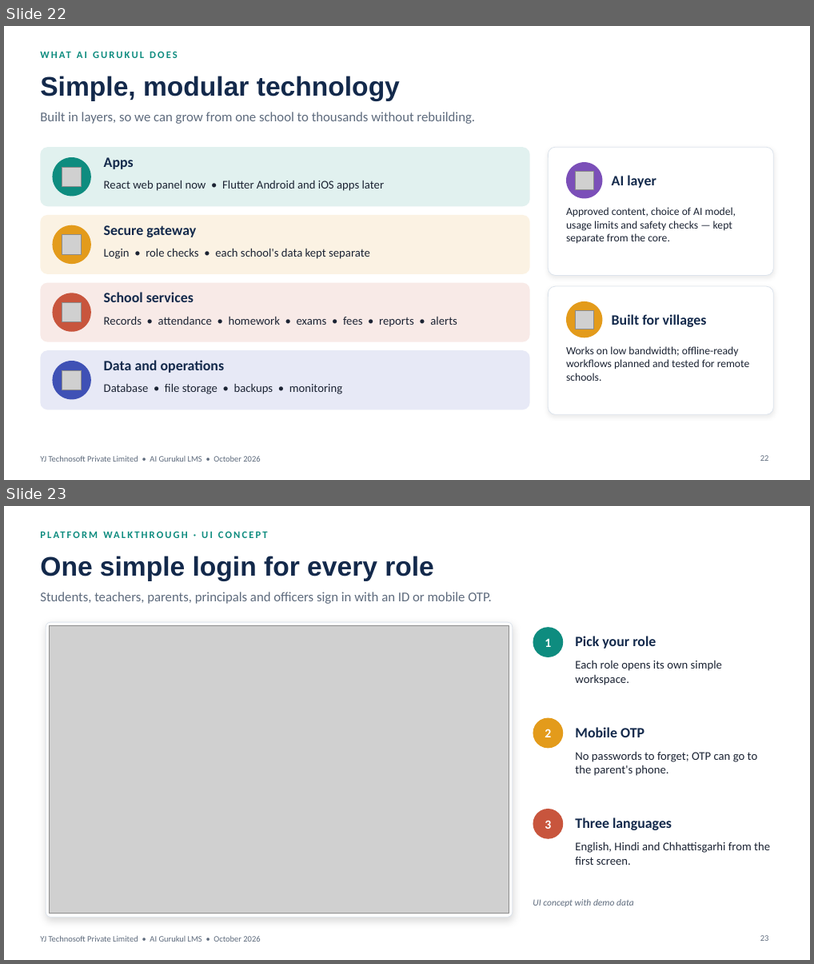
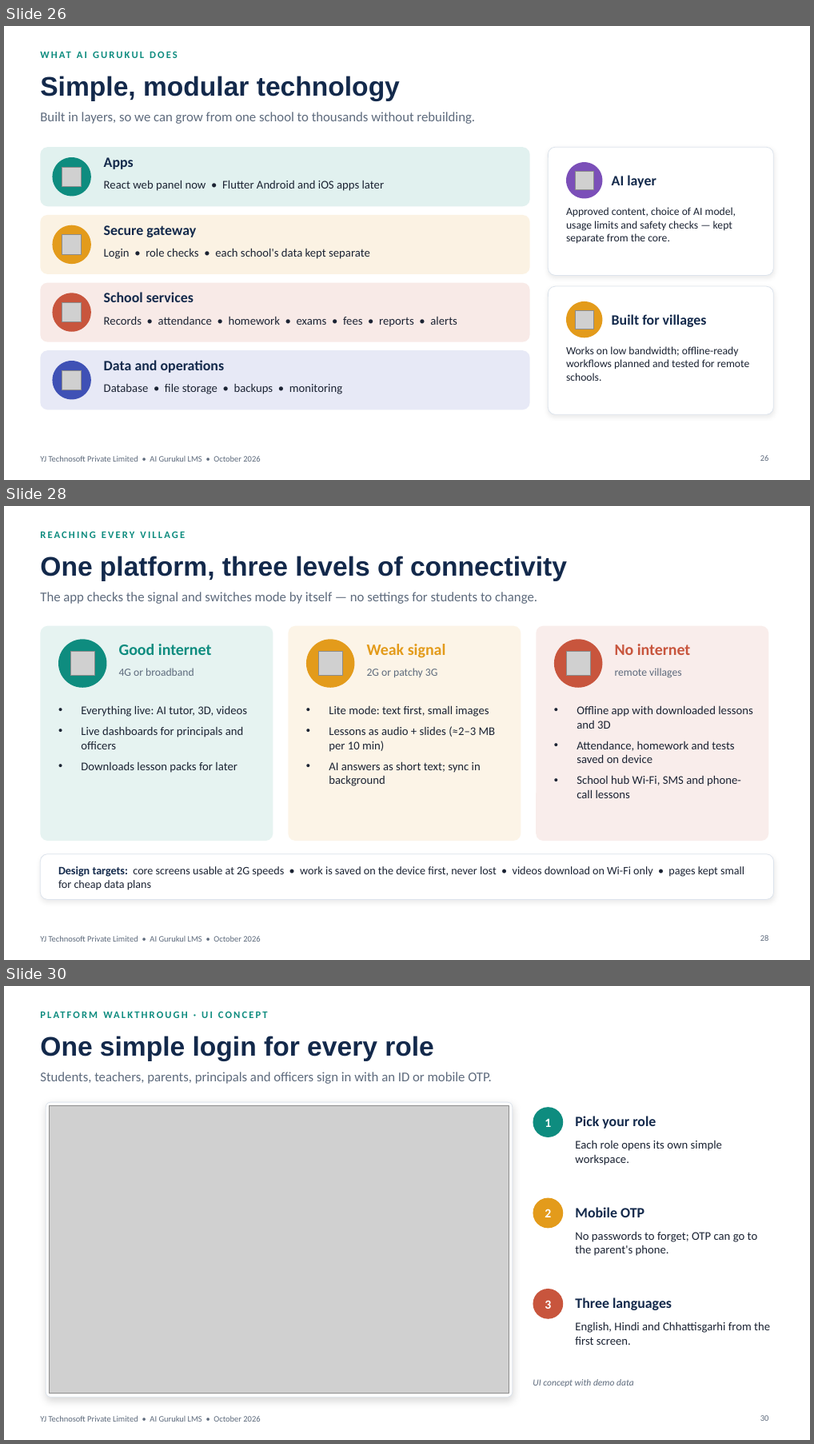
Before and after one commit to yatindradhurwe/yjtechnosoft, a slide deck: AI_Gurukul_Chhattisgarh_Edition.pptx. Shown one above the other, each under a label of ours: slides 22 and 23 before the commit, slides 26, 28 and 30 after it; the slides between them are not shown. The pictures are 814x964 and 814x1444 pixels, drawn with LibreOffice and Linux fonts; fonts in the diff are those of the drawing; grey boxes stand for pictures. Boxes give left, top, right and bottom in pixels: in the first picture for what was removed or moved away, otherwise in the second. Text is boxed around its words. In the diff, an @@ line names an element or a change of style, - is before the commit and + after.

```diff
--- a/AI_Gurukul_Chhattisgarh_Edition.pptx
+++ b/AI_Gurukul_Chhattisgarh_Edition.pptx
@@ slide 28 added at bbox=[4, 506, 810, 960], background #FFFFFF; not listed: 1 template element that a slide beside it also shows @@
@@ text added at bbox=[40, 531, 185, 538], 12 pt, text #0E8C7F, bold @@
+REACHING EVERY VILLAGE
@@ title added at bbox=[40, 556, 567, 581], 32 pt, text #13294B, bold @@
+One platform, three levels of connectivity
@@ text added at bbox=[40, 592, 538, 604], 16 pt, text #5E6B7D @@
+The app checks the signal and switches mode by itself — no settings for students to change.
@@ rounded rectangle added at bbox=[40, 626, 274, 840], fill #0E8C7F at 10% opacity @@
@@ ellipse added at bbox=[58, 639, 107, 688], fill #0E8C7F @@
@@ text added at bbox=[119, 644, 212, 655], 19 pt, text #0E8C7F, bold @@
+Good internet
@@ rounded rectangle added at bbox=[288, 626, 522, 840], fill #E39B1B at 10% opacity @@
@@ ellipse added at bbox=[306, 639, 355, 688], fill #E39B1B @@
@@ text added at bbox=[367, 644, 446, 658], 19 pt, text #E39B1B, bold @@
+Weak signal
@@ rounded rectangle added at bbox=[536, 626, 770, 840], fill #C8553D at 10% opacity @@
@@ ellipse added at bbox=[554, 639, 603, 688], fill #C8553D @@
@@ text added at bbox=[615, 644, 691, 655], 19 pt, text #C8553D, bold @@
+No internet
@@ picture added at bbox=[70, 651, 94, 676] @@
@@ text added at bbox=[119, 668, 194, 676], 13 pt, text #5E6B7D @@
+4G or broadband
@@ picture added at bbox=[318, 651, 342, 676] @@
@@ text added at bbox=[367, 668, 438, 677], 13 pt, text #5E6B7D @@
+2G or patchy 3G
@@ picture added at bbox=[566, 651, 591, 676] @@
@@ text added at bbox=[615, 668, 682, 678], 13 pt, text #5E6B7D @@
+remote villages
@@ text added at bbox=[81, 705, 248, 772], 14 pt, text #1B2333 @@
+• Everything live: AI tutor, 3D, videos
+• Live dashboards for principals and officers
+• Downloads lesson packs for later
@@ text added at bbox=[329, 705, 496, 786], 14 pt, text #1B2333 @@
+• Lite mode: text first, small images
+• Lessons as audio + slides (≈2–3 MB per 10 min)
+• AI answers as short text; sync in background
@@ text added at bbox=[577, 705, 753, 798], 14 pt, text #1B2333 @@
+• Offline app with downloaded lessons and 3D
+• Attendance, homework and tests saved on device
+• School hub Wi-Fi, SMS and phone-call lessons
@@ rounded rectangle added at bbox=[40, 854, 774, 900], fill #FFFFFF, outline #DCE3EC 0.75 pt @@
@@ text added at bbox=[58, 866, 745, 890], 13.5 pt, text #1B2333 @@
+Design targets: core screens usable at 2G speeds • work is saved on the device first, never lost • videos download on Wi-Fi only • pages kept small for cheap data plans
@@ page number added at bbox=[761, 935, 770, 940], 10 pt, text #5E6B7D @@
+28
@@ what was slide 22 is now slide 26 @@
@@ page number at bbox=[761, 455, 770, 460]: text changed @@
-22
+26
@@ what was slide 23 is now slide 30 @@
@@ page number at bbox=[761, 1415, 770, 1420]: text changed @@
-23
+30
```
Also in this commit, not shown: 1 slide changed, 6 other slides added, 2 other files.
